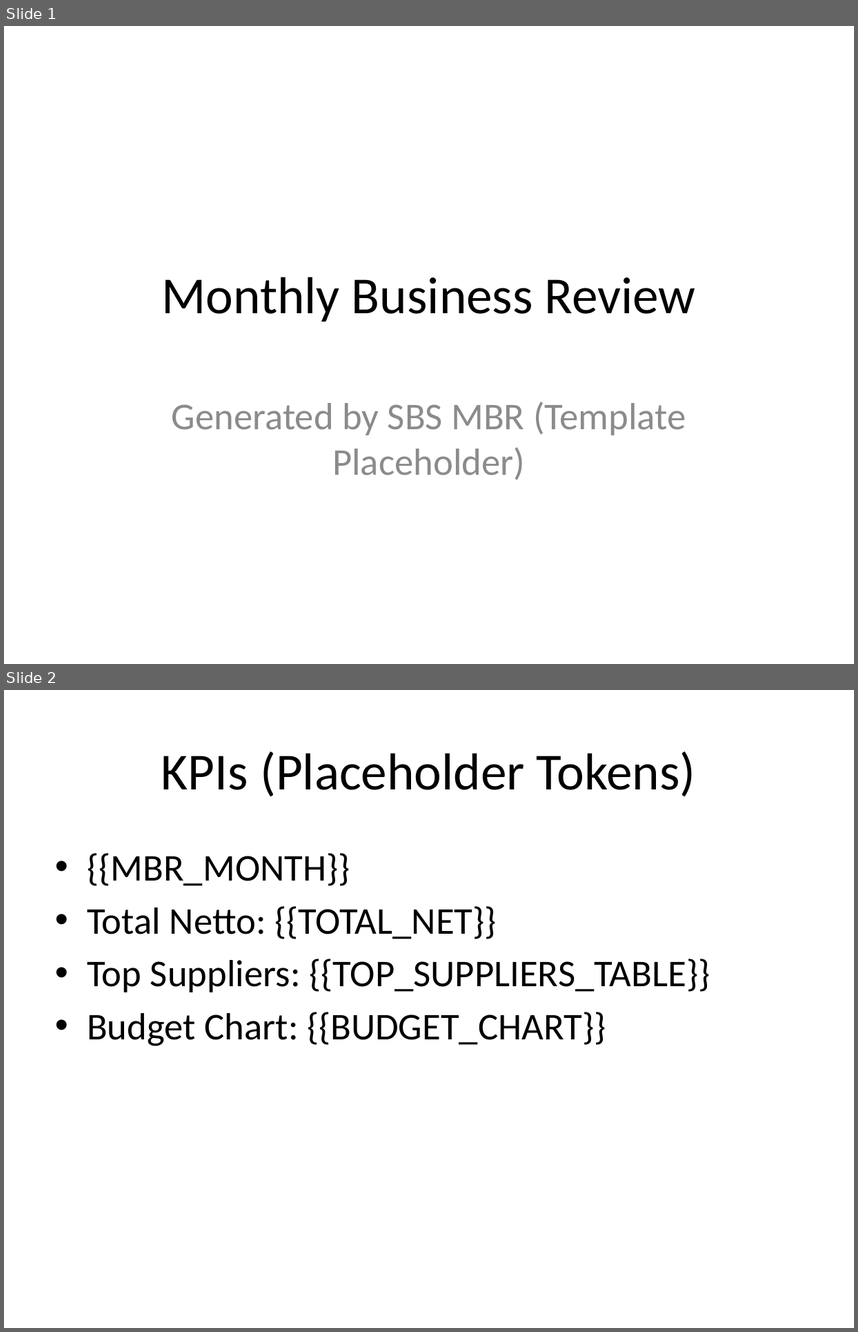
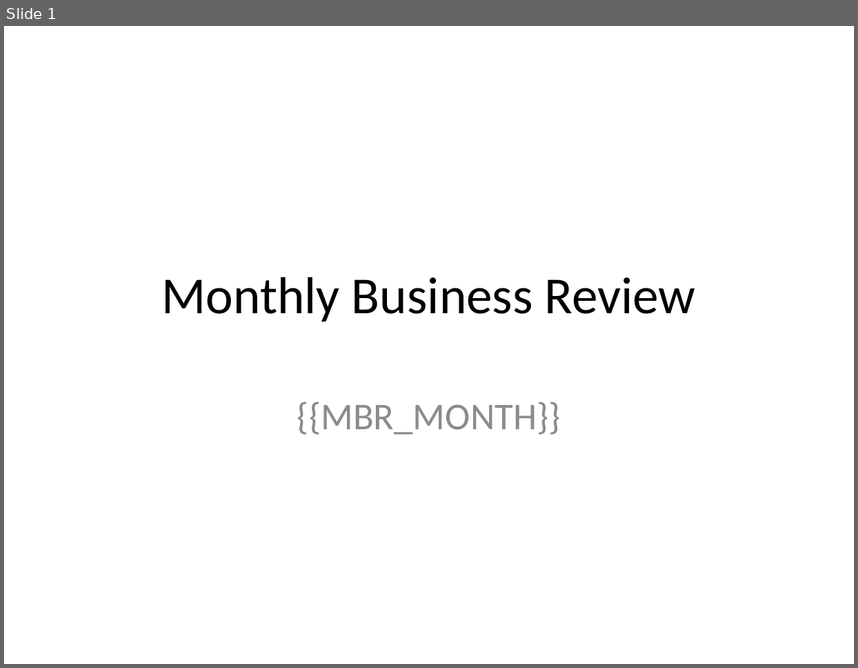
Before and after one commit to Luyzz22/ki-rechnungsverarbeitung, a slide deck: pptx_templates/mbr_template.pptx. Shown one above the other, each under a label of ours: slides 1 and 2 before the commit, slide 1 after it. The pictures are 858x1332 and 858x668 pixels, drawn with LibreOffice and Linux fonts; fonts in the diff are those of the drawing. Boxes give left, top, right and bottom in pixels: in the first picture for what was removed or moved away, otherwise in the second. Text is boxed around its words. In the diff, an @@ line names an element or a change of style, - is before the commit and + after.

Commit message:
feat(mbr): add structured pptx template with separate table/chart placeholders

```diff
--- a/pptx_templates/mbr_template.pptx
+++ b/pptx_templates/mbr_template.pptx
@@ slide 2 removed at (x1=4, y1=690, x2=854, y2=1328), background #FFFFFF @@
@@ title removed at (x1=161, y1=751, x2=696, y2=797) @@
-KPIs (Placeholder Tokens)
@@ text removed at (x1=87, y1=853, x2=710, y2=1046) @@
-• {{MBR_MONTH}}
-• Total Netto: {{TOTAL_NET}}
-• Top Suppliers: {{TOP_SUPPLIERS_TABLE}}
-• Budget Chart: {{BUDGET_CHART}}
@@ slide 1 changed as well @@
@@ subtitle at (x1=297, y1=401, x2=561, y2=434): text changed @@
-Generated by SBS MBR (Template Placeholder)
+{{MBR_MONTH}}
```
Also in this commit, not shown: 1 slide added.
